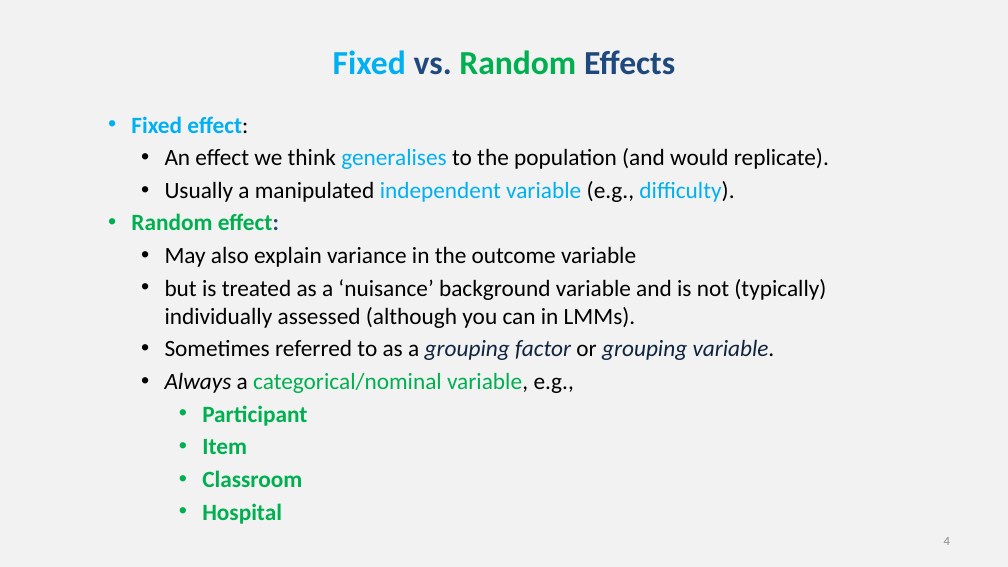
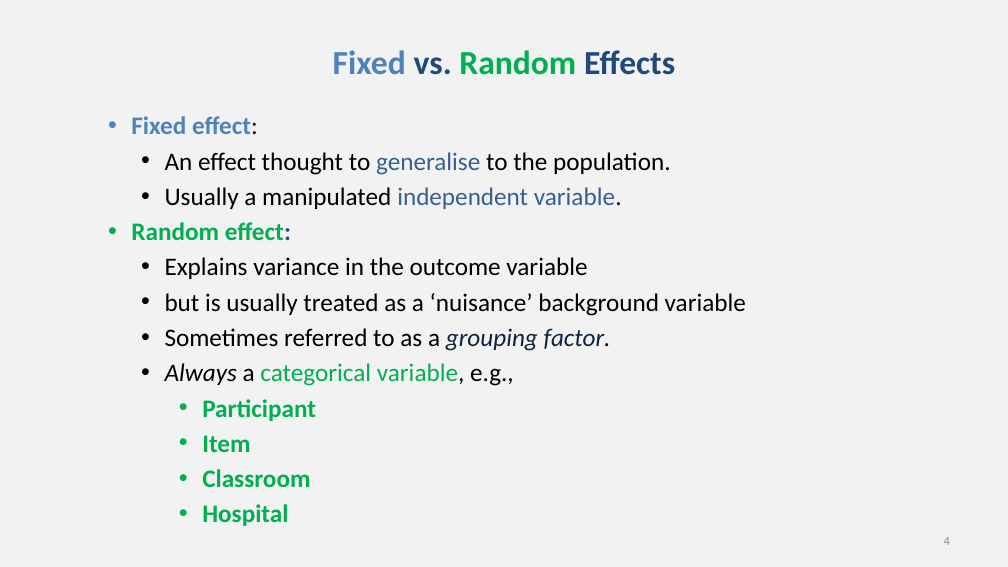
Before and after one commit to chrisjberry/datafluencyCB, a slide deck: slide 4 of docs/slides/PSYC761_L8_MixedModels.pptx. Drawn at 1008x567 pixels with LibreOffice and Linux fonts; fonts in the diff are those of the drawing. Boxes give left, top, right and bottom in pixels: in the first picture for what was removed or moved away, otherwise in the second. Text is boxed around its words. In the diff, an @@ line names an element or a change of style, - is before the commit and + after.

```diff
--- a/docs/slides/PSYC761_L8_MixedModels.pptx
+++ b/docs/slides/PSYC761_L8_MixedModels.pptx
@@ title "Fixed vs. Random Effects" at (333,50,675,75): text colour #00B0F0 to #4F81BD in "Fixed" @@
@@ text at (131,116,316,526): size 22.2 to 24 pt in "Fixed effect:", "Random effect:", "Participant", "Item" and 2 more places; text colour #00B0F0 to #4F81BD in "Fixed effect:" @@
@@ text at (165,152,670,209): text changed; size 22.2 to 24 pt @@
-    • An effect we think generalises to the population (and would replicate).
-    • Usually a manipulated independent variable (e.g., difficulty).
+    • An effect thought to generalise to the population.
+    • Usually a manipulated independent variable.
@@ text at (165,257,746,386): text changed; size 22.2 to 24 pt @@
-    • May also explain variance in the outcome variable
-    • but is treated as a ‘nuisance’ background variable and is not (typically) individually assessed (although you can in LMMs).
-    • Sometimes referred to as a grouping factor or grouping variable.
-    • Always a categorical/nominal variable, e.g.,
+    • Explains variance in the outcome variable
+    • but is usually treated as a ‘nuisance’ background variable
+    • Sometimes referred to as a grouping factor.
+    • Always a categorical variable, e.g.,
```
Also in this commit, not shown: 20 other slides changed.
